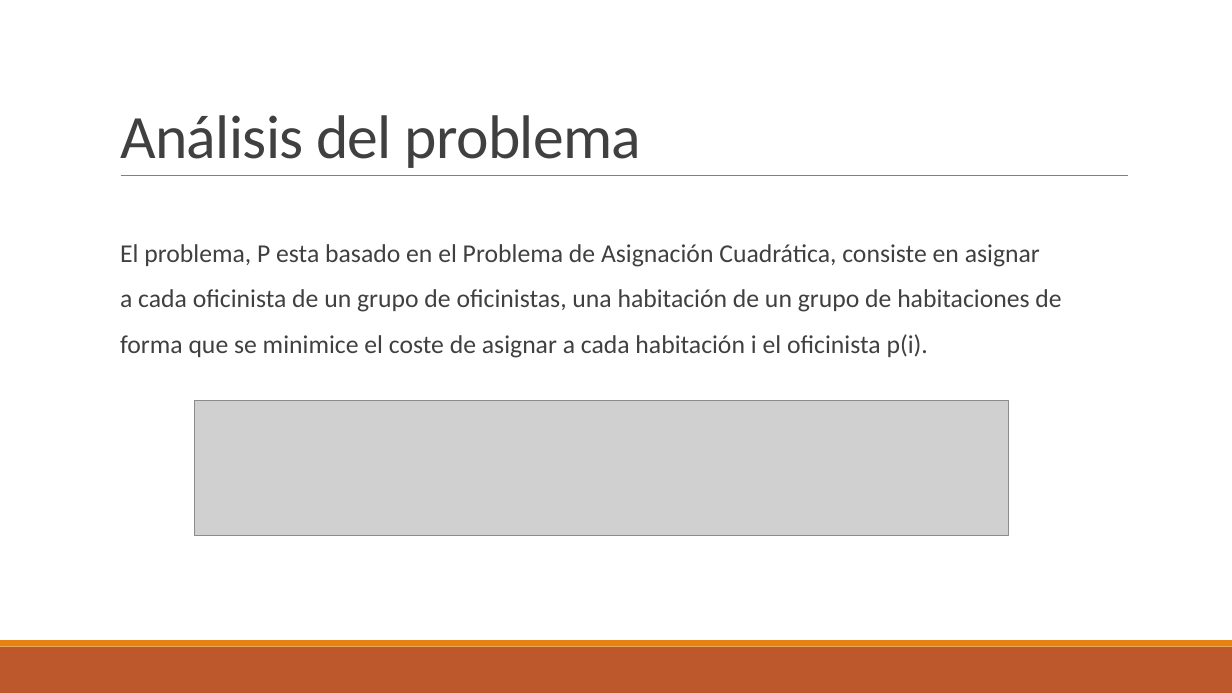
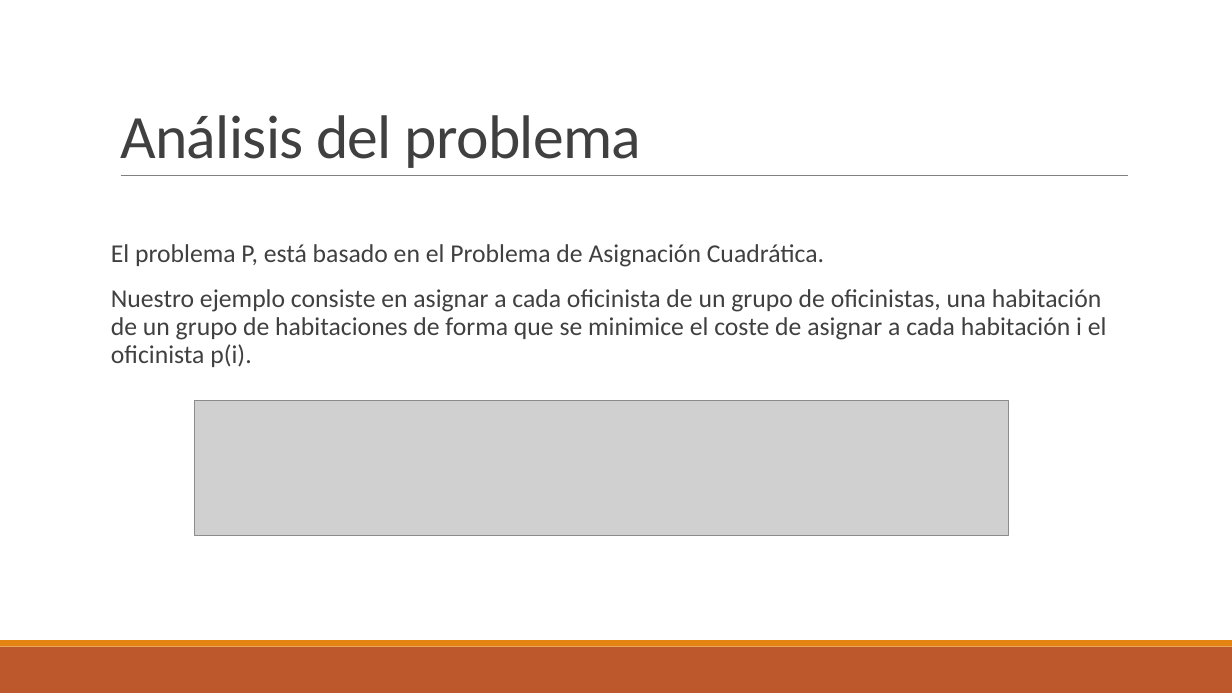
Before and after one commit to santidediego/Algoritmica, a slide deck: slide 2 of Practica3/Greedy.pptx. Drawn at 1232x693 pixels with LibreOffice and Linux fonts; fonts in the diff are those of the drawing; grey boxes stand for pictures. Boxes give left, top, right and bottom in pixels: in the first picture for what was removed or moved away, otherwise in the second. Text is boxed around its words. In the diff, an @@ line names an element or a change of style, - is before the commit and + after.

```diff
--- a/Practica3/Greedy.pptx
+++ b/Practica3/Greedy.pptx
@@ text at <box>111,244,1107,367</box>: text changed @@
-  El problema, P esta basado en el Problema de Asignación Cuadrática, consiste en asignar
-  a cada oficinista de un grupo de oficinistas, una habitación de un grupo de habitaciones de
-  forma que se minimice el coste de asignar a cada habitación i el oficinista p(i).
+El problema P, está basado en el Problema de Asignación Cuadrática.
+Nuestro ejemplo consiste en asignar a cada oficinista de un grupo de oficinistas, una habitación de un grupo de habitaciones de forma que se minimice el coste de asignar a cada habitación i el oficinista p(i).
```
Also in this commit, not shown: 6 other slides changed, 3 slides added, 1 other file.
